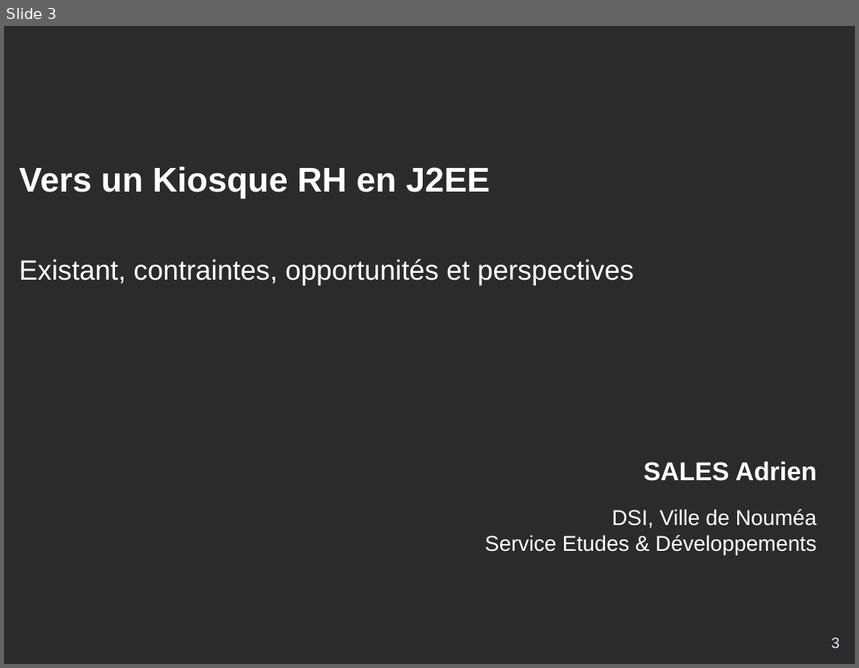
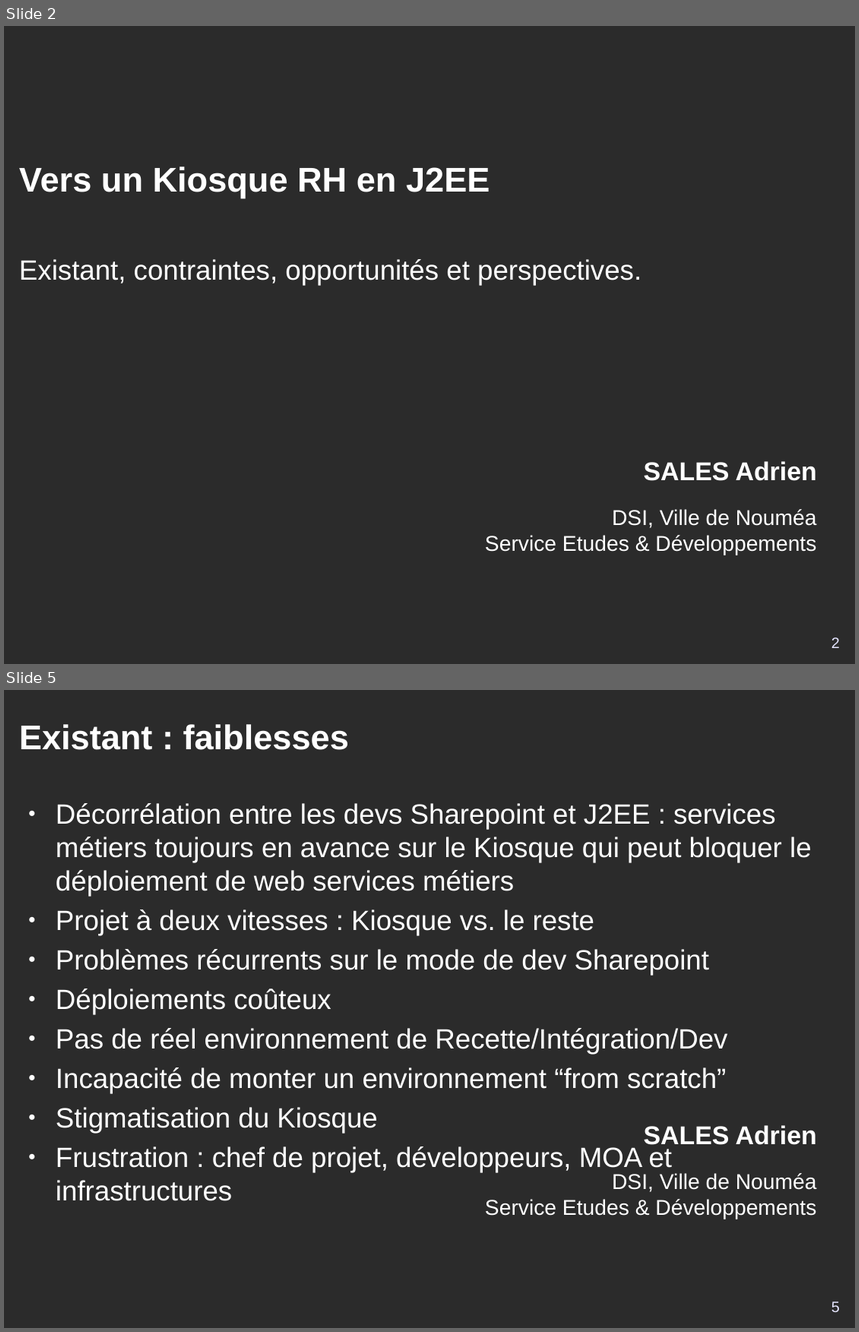
Before and after one commit to DSI-Ville-Noumea/sirh-kiosque-j2ee-old, a slide deck: src/site/resources/Kiosque_RH_J2EE_11021.odp. Shown one above the other, each under a label of ours: slide 3 before the commit, slides 2 and 5 after it; the slides between them are not shown. The pictures are 859x668 and 859x1332 pixels, drawn with LibreOffice and Linux fonts; fonts in the diff are those of the drawing; background and template pictures are left out; a plain dark background stands for a picture behind light text. Boxes give left, top, right and bottom in pixels: in the first picture for what was removed or moved away, otherwise in the second. Text is boxed around its words. In the diff, an @@ line names an element or a change of style, - is before the commit and + after.

```diff
--- a/src/site/resources/Kiosque_RH_J2EE_11021.odp
+++ b/src/site/resources/Kiosque_RH_J2EE_11021.odp
@@ slide 5 added at bbox=[4, 690, 855, 1328], background picture (left out); not listed: 1 template element that a slide beside it also shows @@
@@ title added at bbox=[19, 724, 349, 750], 32 pt, text #FFFFFF, bold @@
+Existant : faiblesses
@@ text added at bbox=[56, 803, 812, 1201], 26 pt, text #FFFFFF @@
+● Décorrélation entre les devs Sharepoint et J2EE : services métiers toujours en avance sur le Kiosque qui peut bloquer le déploiement de web services métiers
+● Projet à deux vitesses : Kiosque vs. le reste
+● Problèmes récurrents sur le mode de dev Sharepoint
+● Déploiements coûteux
+● Pas de réel environnement de Recette/Intégration/Dev
+● Incapacité de monter un environnement “from scratch”
+● Stigmatisation du Kiosque
+● Frustration : chef de projet, développeurs, MOA et infrastructures
@@ page number added at bbox=[832, 1302, 840, 1312], 14 pt, text #E6E6FF @@
+5
@@ what was slide 3 is now slide 2 @@
@@ slide 2 changed as well @@
@@ subtitle at bbox=[19, 259, 642, 285]: text changed @@
-Existant, contraintes, opportunités et perspectives
+Existant, contraintes, opportunités et perspectives.
@@ page number at bbox=[832, 638, 840, 648]: text changed @@
-3
+2
```
Also in this commit, not shown: 13 other slides added, 3 slides removed.
